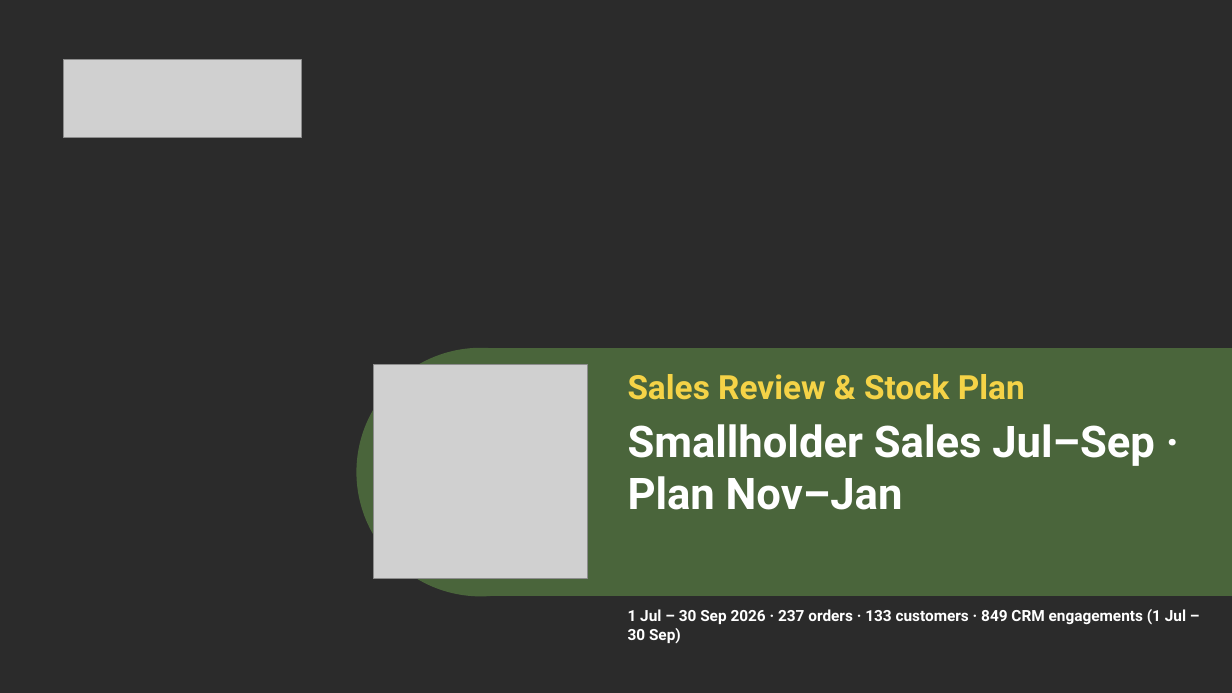
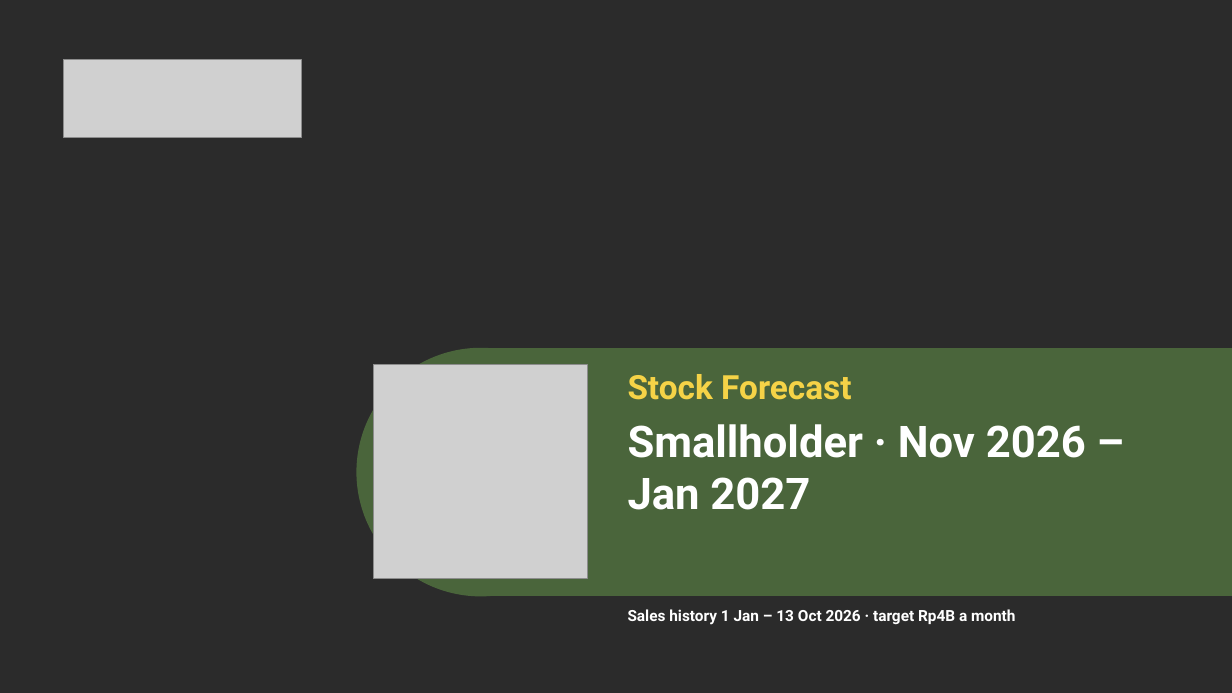
Before and after one commit to wahyu-sawitpro/analisa-claude, a slide deck: slide 1 of deck/output/Smallholder Forecast Nov 2026 - Jan 2027.pptx. Drawn at 1232x693 pixels with LibreOffice and Linux fonts; fonts in the diff are those of the drawing; grey boxes stand for pictures; background and template pictures are left out; a plain dark background stands for a picture behind light text. Boxes give left, top, right and bottom in pixels: in the first picture for what was removed or moved away, otherwise in the second. Text is boxed around its words. In the diff, an @@ line names an element or a change of style, - is before the commit and + after.

```diff
--- a/deck/output/Smallholder Forecast Nov 2026 - Jan 2027.pptx
+++ b/deck/output/Smallholder Forecast Nov 2026 - Jan 2027.pptx
@@ text at [628, 374, 851, 400]: text changed @@
-Sales Review & Stock Plan
+Stock Forecast
@@ text at [628, 424, 1086, 510]: text changed @@
-Smallholder Sales Jul–Sep · Plan Nov–Jan
+Smallholder · Nov 2026 – Jan 2027
@@ text at [628, 609, 1015, 625]: text changed @@
-1 Jul – 30 Sep 2026 · 237 orders · 133 customers · 849 CRM engagements (1 Jul – 30 Sep)
+Sales history 1 Jan – 13 Oct 2026 · target Rp4B a month
```
Also in this commit, not shown: 17 other slides changed, 2 slides added, 1 slide removed, 2 other files.
